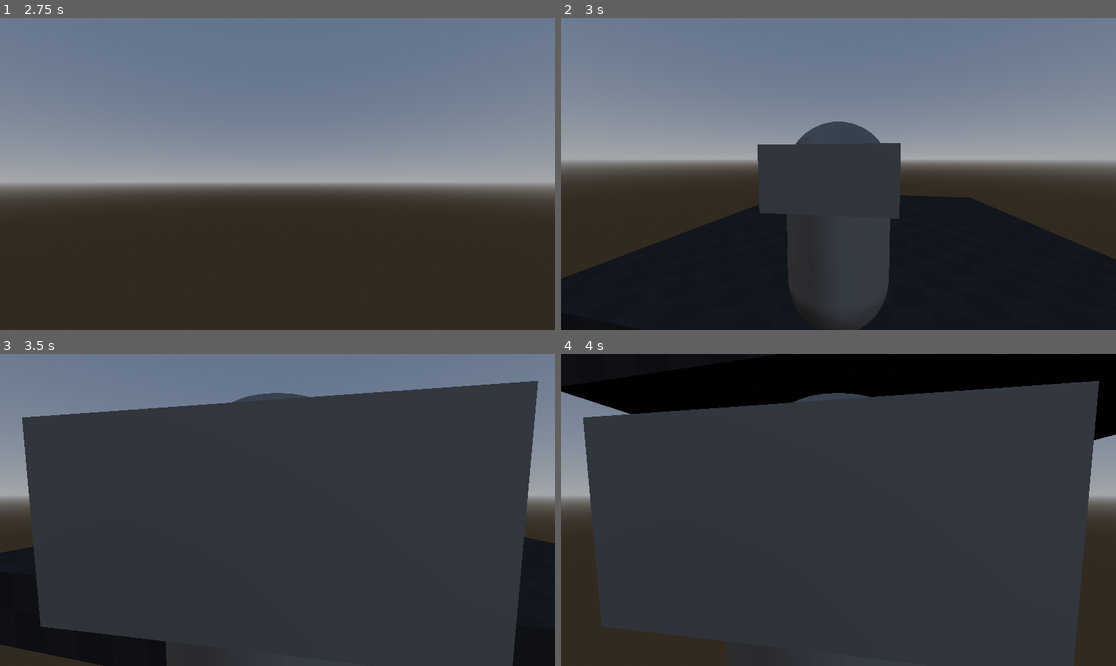
Above: before the commit, frames 1-4 (two rows, left to right).
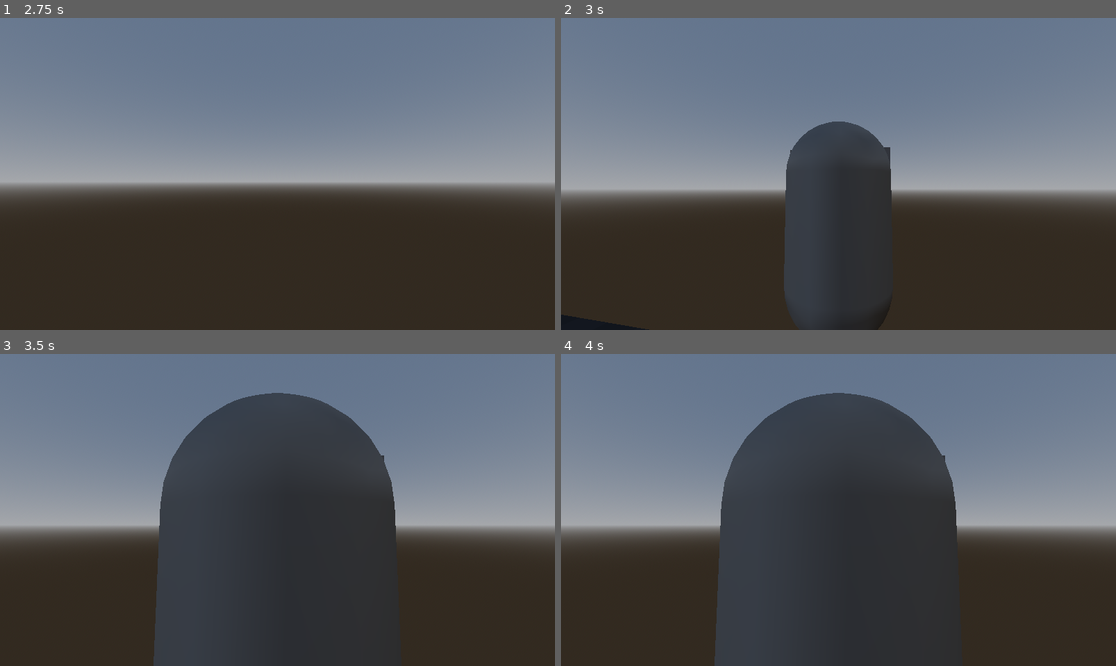
Above: after the commit, the same moments.

Repository: FroggLeo/driving-game
Game: Godot game, scene res://world.tscn
Same seed, same stepped clock (60 frames per second), same inputs: the game is played once before the commit and once after it.
Inputs (mouse positions are in pixels of both pictures, inside the frame that each line leads up to):
- Up to frame 1 (2.75 s): tap Enter at 0.5 s; move the mouse to (305, 174) at 0.52 s; hold Mouse wheel up (zoom_in) 0.53-1.28 s; hold W (move_forward) from 0.53 s (still down); tap Space (jump) at 0.77, 1.52 s; tap Mouse wheel down (zoom_out) at 0.8, 1.35, 2.3 s; move the mouse to (249, 174) at 1.27 s; tap Mouse wheel up (zoom_in) at 1.55 s; move the mouse to (288, 167) at 2.02 s; hold Right mouse button (move_camera) from 2.03 s (still down)
- Up to frame 2 (3 s): keep holding W (move_forward); tap Space (jump) at 2.75 s; move the mouse to (832, 180) at 2.77 s; release Right mouse button (move_camera) at 2.78 s; tap V (switch_camera) at 2.85 s
- Up to frame 3 (3.5 s): keep holding W (move_forward); tap Space (jump) at 3.02 s; tap Mouse wheel up (zoom_in) at 3.05 s
- Up to frame 4 (4 s): move the mouse to (1005, 556) at 3.52 s; release W (move_forward) at 3.53 s; hold A (move_left) from 3.53 s (still down); hold Mouse wheel up (zoom_in) from 3.53 s (still down); tap Space (jump) at 3.77 s; tap Mouse wheel down (zoom_out) at 3.8 s

Frame 1 is identical in both runs. In frame 2, 39% of the frame differs, in the area x 0-100%, y 33-100%; in frame 3, 45%; in frame 4, 53%, in the area x 0-100%, y 0-100%.

Commit message:
fix 3rd person cam moved to correct rotation and position

Diff:
--- a/godot_project/player/player.tscn
+++ b/godot_project/player/player.tscn
@@ -30,9 +30,11 @@
 unique_name_in_owner = true
 transform = Transform3D(-1, 0, -8.742278e-08, 0, 1, 0, 8.742278e-08, 0, -1, 0, 1.5, 0)
 shape = SubResource("SphereShape3D_oul6g")
+spring_length = -1.0
 script = ExtResource("2_rkbax")
 
 [node name="third_person_cam" type="Camera3D" parent="third_person_spring"]
+transform = Transform3D(-1, 0, 8.742278e-08, 0, 1, 0, -8.742278e-08, 0, -1, 8.742278e-08, 0, -1)
 
 [node name="MeshInstance3D2" type="MeshInstance3D" parent="."]
 transform = Transform3D(1, 0, 0, 0, 0.5, 0, 0, 0, 0.6, 0, 1.5, -0.29999998)
--- a/godot_project/player/third_person_spring.gd
+++ b/godot_project/player/third_person_spring.gd
@@ -34,8 +34,8 @@
 	# TODO fix clamp, limit min and max zoom
 	# TODO smooth zoom movement
 	if event.is_action_pressed("zoom_in"):
+		%third_person_spring.spring_length += 1
+		clamp(%third_person_spring.spring_length, 0, 8)
+	elif event.is_action_pressed("zoom_out"):
 		%third_person_spring.spring_length -= 1
 		clamp(%third_person_spring.spring_length, 0, 8)
-	elif event.is_action_pressed("zoom_out"):
-		%third_person_spring.spring_length += 1
-		clamp(%third_person_spring.spring_length, 0, 8)
